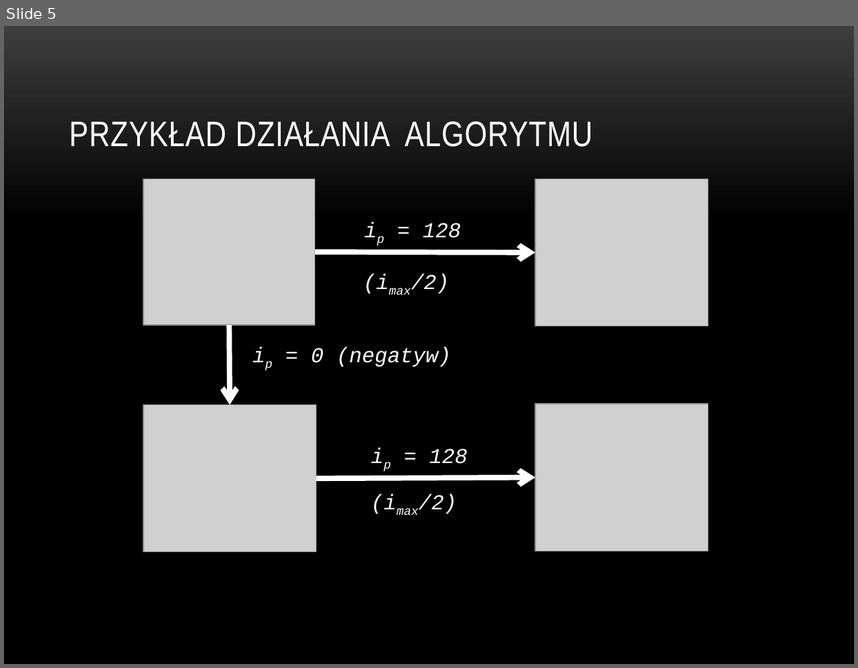
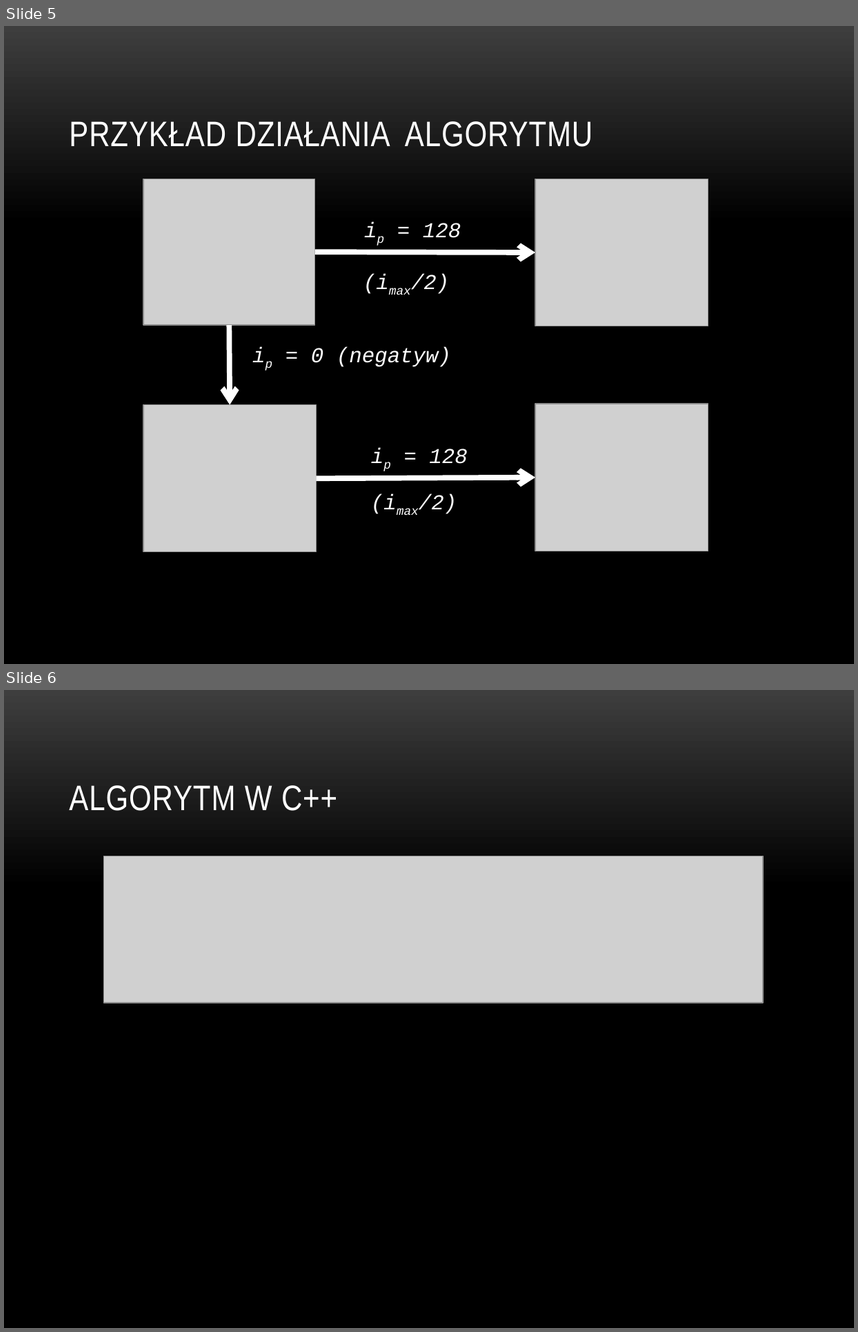
Before and after one commit to BartekBac/home, a slide deck: Algorytm solaryzacji obrazu.pptx. Shown one above the other, each under a label of ours: slide 5 before the commit, slides 5 and 6 after it. The pictures are 858x668 and 858x1332 pixels, drawn with LibreOffice and Linux fonts; fonts in the diff are those of the drawing; grey boxes stand for pictures; background and template pictures are left out. Boxes give left, top, right and bottom in pixels: in the first picture for what was removed or moved away, otherwise in the second. Text is boxed around its words. In the diff, an @@ line names an element or a change of style, - is before the commit and + after.

```diff
--- a/Algorytm solaryzacji obrazu.pptx
+++ b/Algorytm solaryzacji obrazu.pptx
@@ slide 6 added at <box>4,690,854,1328</box>, background picture (left out) @@
@@ title added at <box>69,785,337,811</box>, 30 pt, text #FFFFFF @@
+ALGORYTM W C++
@@ picture added at <box>103,856,763,1002</box> @@
```
Also in this commit, not shown: 7 other slides added, 1 other file.
